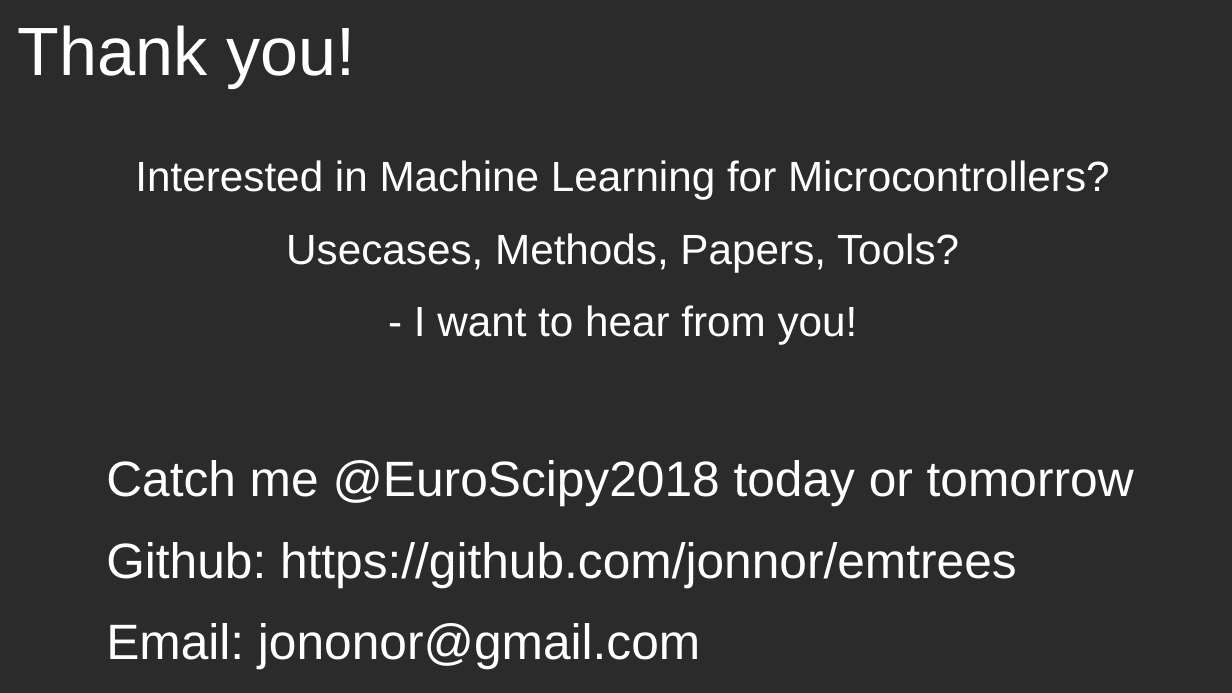
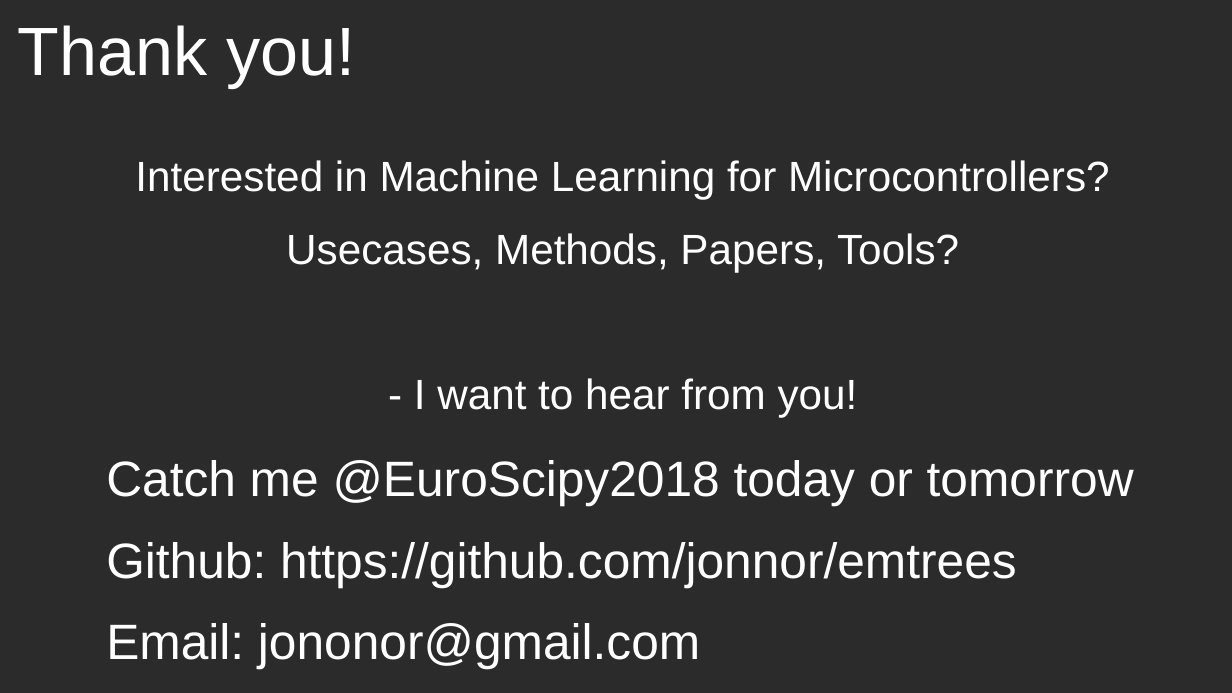
Before and after one commit to jonnor/embeddedml, a slide deck: slide 26 of doc/euroscipy2018/slides.odp. Drawn at 1232x693 pixels with LibreOffice and Linux fonts; fonts in the diff are those of the drawing; background and template pictures are left out; a plain dark background stands for a picture behind light text. Boxes give left, top, right and bottom in pixels: in the first picture for what was removed or moved away, otherwise in the second. Text is boxed around its words. In the diff, an @@ line names an element or a change of style, - is before the commit and + after.

```diff
--- a/doc/euroscipy2018/slides.odp
+++ b/doc/euroscipy2018/slides.odp
@@ text "Interested in Machine Learning for ..." rewrapped from bbox=[135, 160, 1110, 344] to bbox=[135, 160, 1110, 417] @@
```
Also in this commit, not shown: 3 other slides changed.
